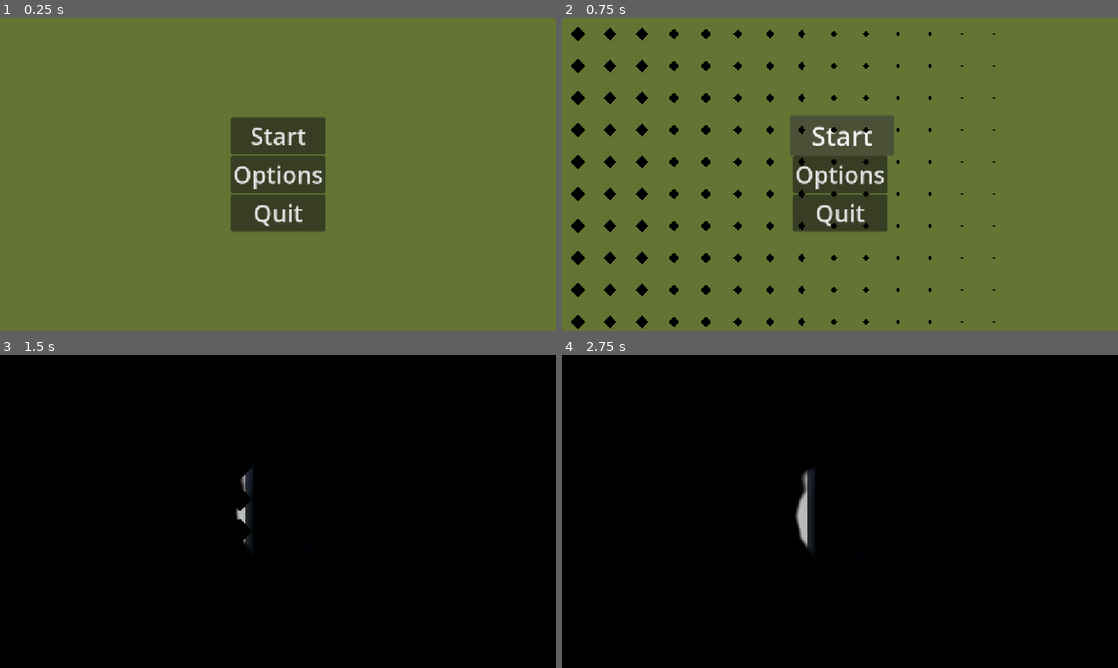
Above: before the commit, frames 1-4 (two rows, left to right).
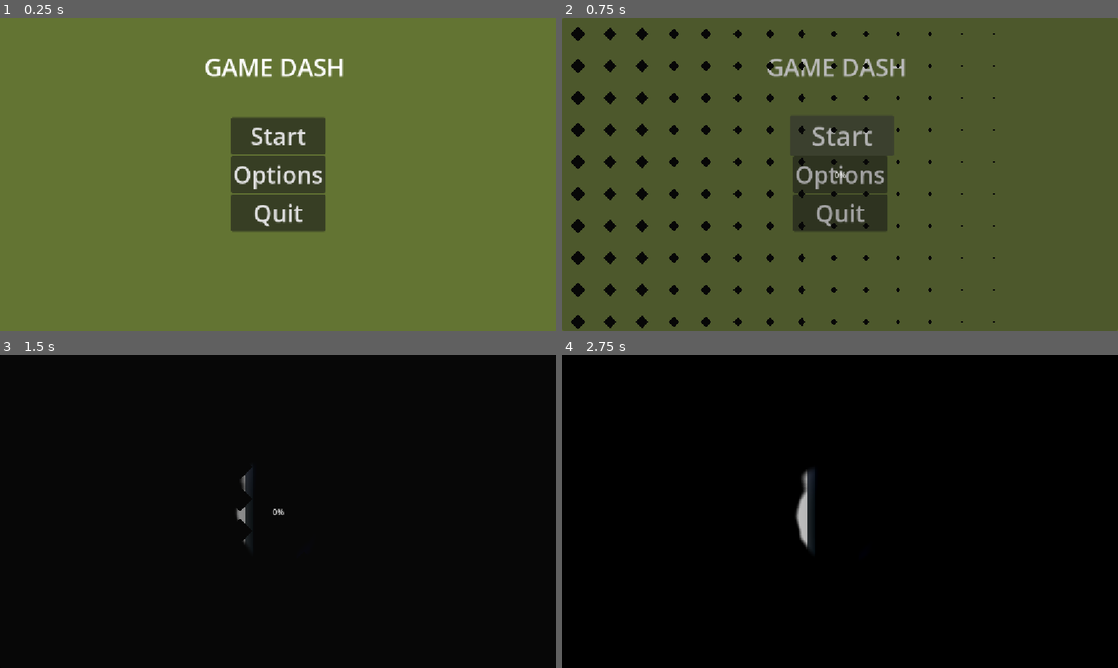
Above: after the commit, the same moments.

Repository: RazMths/Dash
Game: Godot game, scene res://Levels/main_menu.tscn
Two runs of this game, one before a commit and one after it. Both use one fixed random seed, a clock stepped at 60 frames per second and the inputs below. This scene is started directly instead of the project's main scene.
Inputs (mouse positions are in pixels of both pictures, inside the frame that each line leads up to):
- Up to frame 1 (0.25 s): no input
- Up to frame 2 (0.75 s): click "Start" at 0.5 s
- Up to frame 3 (1.5 s): tap Enter at 1.25 s; move the mouse to (400, 495) at 1.27 s; hold Right (move_right) from 1.28 s (still down); tap Shift (dash) at 1.35 s
- Up to frame 4 (2.75 s): keep holding Right (move_right); tap Space (jump) at 1.52, 2.27 s; move the mouse to (728, 527) at 2.02 s; tap 0 at 2.1 s

The runs differ from the first frame. In frame 1, 0.8% of the frame differs, in the area x 36-62%, y 12-19%; in frame 2, 91%, in the area x 0-100%, y 0-100%; in frame 3, 0.1%; in frame 4, nothing differs.

Commit message:
تعديلا

Diff:
--- a/Levels/loading_screen.tscn
+++ b/Levels/loading_screen.tscn
@@ -21,3 +21,11 @@
 anchor_bottom = 1.0
 grow_horizontal = 2
 grow_vertical = 2
+color = Color(0, 0, 0, 1)
+
+[node name="ProgressBar" type="ProgressBar" parent="." unique_id=1010334812]
+anchors_preset = 15
+anchor_right = 1.0
+anchor_bottom = 1.0
+grow_horizontal = 2
+grow_vertical = 2
--- a/Levels/main_menu.tscn
+++ b/Levels/main_menu.tscn
@@ -33,10 +33,12 @@
 
 [node name="Label" type="Label" parent="CanvasLayer/Control" unique_id=1583183870]
 layout_mode = 0
-offset_left = 478.5
-offset_top = 166.0
-offset_right = 673.5
-offset_bottom = 198.0
+offset_left = 410.0
+offset_top = 67.0
+offset_right = 714.0
+offset_bottom = 136.0
+theme_override_font_sizes/font_size = 50
+text = " GAME DASH"
 
 [node name="VBoxContainer" type="VBoxContainer" parent="CanvasLayer/Control" unique_id=2088356001]
 layout_mode = 1
--- /dev/null
+++ b/Levels/players.gd
@@ -0,0 +1,11 @@
+extends Node2D
+
+
+# Called when the node enters the scene tree for the first time.
+func _ready() -> void:
+	pass # Replace with function body.
+
+
+# Called every frame. 'delta' is the elapsed time since the previous frame.
+func _process(delta: float) -> void:
+	pass
Not shown, added: Levels/players.gd.uid
